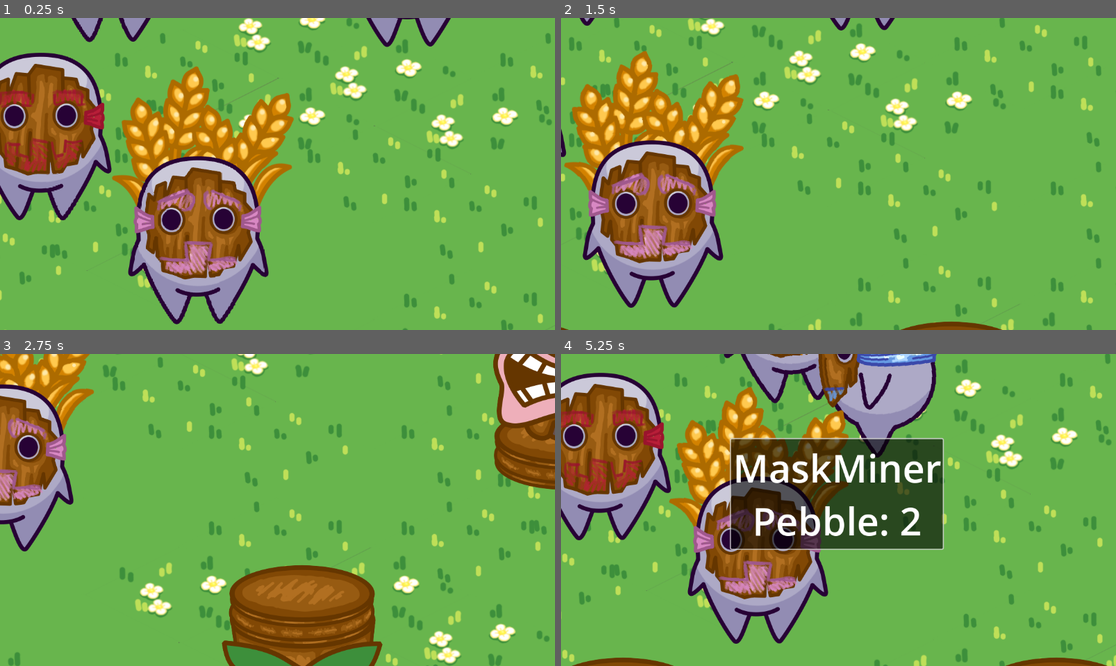
Above: before the commit, frames 1-4 (two rows, left to right).
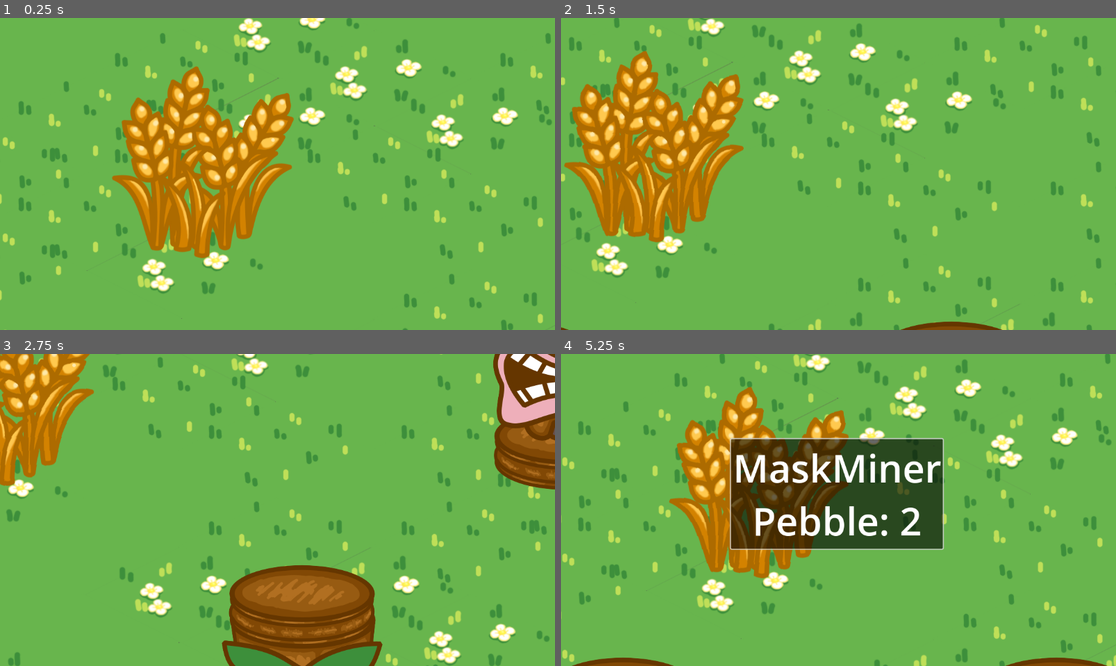
Above: after the commit, the same moments.

Repository: Kayno0o/gwj-86-godot
Game: Godot game, scene res://stages/game/game.tscn
Same seed, same stepped clock (60 frames per second), same inputs: the game is played once before the commit and once after it.
Inputs (mouse positions are in pixels of both pictures, inside the frame that each line leads up to):
- Up to frame 1 (0.25 s): no input
- Up to frame 2 (1.5 s): tap Enter at 0.5 s; move the mouse to (766, 155) at 0.52 s; hold Right (go right) 0.53-1.28 s; tap K at 0.6, 1.35 s; click (766, 155) at 0.67 s; move the mouse to (727, 189) at 1.27 s; hold Down (go down) from 1.28 s (still down)
- Up to frame 3 (2.75 s): move the mouse to (333, 441) at 2.02 s; release Down (go down) at 2.03 s; hold Right (go right) from 2.03 s (still down); tap K at 2.1 s
- Up to frame 4 (5.25 s): move the mouse to (810, 572) at 2.77 s; release Right (go right) at 2.78 s; hold Up (go up) 2.78-3.53 s; tap K every 0.75 s from 2.85 to 5.1 s; click (810, 572) at 2.92 s; move the mouse to (1104, 435) at 3.52 s; hold Left (go left) 3.53-5.03 s; click (1104, 435) at 3.67 s; move the mouse to (672, 463) at 4.27 s; move the mouse to (866, 510) at 5.02 s; hold Down (go down) from 5.03 s (still down); click (866, 510) at 5.17 s

The runs differ from the first frame. In frame 1, 19% of the frame differs, in the area x 0-82%, y 0-99%; in frame 2, 9.8%; in frame 3, 4.9%; in frame 4, 23%, in the area x 0-68%, y 0-93%.

Commit message:
feat: stats

Diff:
--- a/entities/mask/mask.tscn
+++ b/entities/mask/mask.tscn
@@ -24,16 +24,18 @@
 script = ExtResource("1_wo7wq")
 target_type = 11
 stats = Dictionary[int, float]({
-0: 125.0,
+0: 150.0,
 1: 5.0,
 10: 5.0,
 11: 1.0,
-12: 42.0,
-13: 300.0,
+12: 200.0,
+13: 600.0,
 20: 1.0,
-21: 42.0,
+21: 200.0,
 22: 2.0
 })
+totem_approach_distance = 400.0
+wandering_distance = 300.0
 metadata/_custom_type_script = "uid://20wyg6v86aum"
 
 [node name="Collision" type="CollisionShape2D" parent="."]
--- a/entities/mask/mask_black/mask_black.tscn
+++ b/entities/mask/mask_black/mask_black.tscn
@@ -34,7 +34,19 @@
 
 [node name="Mask Black" instance=ExtResource("1_6j8o0")]
 type = 1
-entity_name = "Mask Miner"
+entity_name = "Black Miner"
+stats = Dictionary[int, float]({
+0: 150.0,
+1: 6.0,
+10: 3.0,
+11: 1.0,
+12: 150.0,
+13: 300.0,
+20: 1.0,
+21: 150.0,
+22: 2.0
+})
+deposit_speed = 0.3
 
 [node name="Sprite" parent="." index="1"]
 position = Vector2(-45, 0)
--- a/entities/mask/mask_blue/mask_blue.tscn
+++ b/entities/mask/mask_blue/mask_blue.tscn
@@ -6,6 +6,19 @@
 [node name="MaskBlue" instance=ExtResource("1_base")]
 type = 3
 entity_name = "Blue Tank"
+stats = Dictionary[int, float]({
+0: 125.0,
+1: 12.0,
+10: 4.0,
+11: 1.25,
+12: 200.0,
+13: 800.0,
+20: 1.0,
+21: 42.0,
+22: 2.0
+})
+deposit_speed = 0.3
+totem_approach_distance = 400.0
 
 [node name="Sprite" parent="." index="1"]
 position = Vector2(-45, 0)
--- a/entities/mask/mask_green/mask_green.tscn
+++ b/entities/mask/mask_green/mask_green.tscn
@@ -5,6 +5,18 @@
 
 [node name="MaskGreen" groups=["MaskLumberjack"] instance=ExtResource("1_kjuky")]
 entity_name = "Green Lumberjack"
+stats = Dictionary[int, float]({
+0: 150.0,
+1: 5.0,
+10: 5.0,
+11: 1.0,
+12: 150.0,
+13: 300.0,
+20: 1.0,
+21: 150.0,
+22: 2.0
+})
+deposit_speed = 0.3
 
 [node name="Collision" parent="." index="0"]
 debug_color = Color(0.5019608, 1, 0.5019608, 0.5019608)
--- a/entities/mask/mask_orange/mask_orange.tscn
+++ b/entities/mask/mask_orange/mask_orange.tscn
@@ -6,6 +6,18 @@
 [node name="Mask_orange" instance=ExtResource("1_dqggb")]
 type = 4
 entity_name = "Orange Farmer"
+stats = Dictionary[int, float]({
+0: 150.0,
+1: 5.0,
+10: 5.0,
+11: 1.0,
+12: 150.0,
+13: 300.0,
+20: 1.0,
+21: 150.0,
+22: 2.0
+})
+deposit_speed = 0.3
 
 [node name="Sprite" parent="." index="1"]
 position = Vector2(-53, -4)
--- a/entities/mask/mask_red/mask_red.tscn
+++ b/entities/mask/mask_red/mask_red.tscn
@@ -6,6 +6,18 @@
 [node name="MaskRed" instance=ExtResource("1_base")]
 type = 2
 entity_name = "Red Warrior"
+stats = Dictionary[int, float]({
+0: 175.0,
+1: 6.0,
+10: 6.0,
+11: 1.0,
+12: 250.0,
+13: 1200.0,
+20: 1.0,
+21: 100.0,
+22: 2.0
+})
+deposit_speed = 0.3
 
 [node name="Sprite" parent="." index="1"]
 position = Vector2(-45, 0)
--- a/entities/mask/mask_white/mask_white.tscn
+++ b/entities/mask/mask_white/mask_white.tscn
@@ -5,7 +5,18 @@
 
 [node name="Mask White" instance=ExtResource("1_0urcv")]
 type = 5
-entity_name = "Mask Transporter"
+entity_name = "White Transporter"
+stats = Dictionary[int, float]({
+0: 200.0,
+1: 2.0,
+10: 2.0,
+11: 1.0,
+12: 200.0,
+13: 0.0,
+20: 2.0,
+21: 200.0,
+22: 1.0
+})
 
 [node name="Sprite" parent="." index="1"]
 position = Vector2(-45, 0)
--- a/props/totem/totem.tscn
+++ b/props/totem/totem.tscn
@@ -112,6 +112,7 @@
 offset = Vector2(-1, -827)
 
 [node name="Area2D" type="Area2D" parent="Totem"]
+collision_mask = 0
 
 [node name="CollisionShape2D" type="CollisionShape2D" parent="Totem/Area2D"]
 position = Vector2(-1.5, -1548.5)
--- a/stages/game/game.tscn
+++ b/stages/game/game.tscn
@@ -1,26 +1,24 @@
-[gd_scene load_steps=19 format=3 uid="uid://b5gxjdr52th8t"]
+[gd_scene load_steps=14 format=3 uid="uid://b5gxjdr52th8t"]
 
 [ext_resource type="Script" uid="uid://cox74b6gr6uvl" path="res://stages/game/game.gd" id="1_7h61r"]
-[ext_resource type="PackedScene" uid="uid://bwr7ygt2ff7hq" path="res://entities/mask/mask_green/mask_green.tscn" id="4_lfrn8"]
 [ext_resource type="PackedScene" uid="uid://cps5jjnch8vi4" path="res://props/totem/totem.tscn" id="6_rsoik"]
 [ext_resource type="PackedScene" uid="uid://qc4kdv7yak4b" path="res://entities/mask/mask_red/mask_red.tscn" id="7_w77vm"]
-[ext_resource type="PackedScene" uid="uid://boaxrcqnla75u" path="res://entities/mask/mask_black/mask_black.tscn" id="8_w77vm"]
-[ext_resource type="PackedScene" uid="uid://bqk8yh7c2vn8p" path="res://entities/mask/mask_blue/mask_blue.tscn" id="9_51ysb"]
-[ext_resource type="PackedScene" uid="uid://chlm7ig6hfol0" path="res://entities/mask/mask_white/mask_white.tscn" id="10_w77vm"]
 [ext_resource type="PackedScene" uid="uid://c0x6jgtd4wswl" path="res://entities/mask/mask_orange/mask_orange.tscn" id="11_3saht"]
 [ext_resource type="PackedScene" uid="uid://cwy0xgki0ltex" path="res://stages/gamemaster/gamemaster.tscn" id="11_51ysb"]
 [ext_resource type="PackedScene" uid="uid://nvsgrq2s67sj" path="res://props/resource/rock/rock.tscn" id="12_js6n3"]
-[ext_resource type="PackedScene" uid="uid://ttj4vn1j4dn5" path="res://entities/villains/medium/medium.tscn" id="13_lc2mq"]
 [ext_resource type="PackedScene" uid="uid://dnp5j6tutmm3o" path="res://props/resource/tree/tree.tscn" id="13_oq21h"]
 [ext_resource type="PackedScene" uid="uid://bawyj38vr3rwc" path="res://entities/villains/strong/strong.tscn" id="14_83g8f"]
 [ext_resource type="PackedScene" uid="uid://dap12e7d4vlk5" path="res://props/resource/wheat/wheat.tscn" id="14_k5jav"]
 [ext_resource type="PackedScene" uid="uid://ugmne86ko1c3" path="res://stages/ground/ground.tscn" id="14_oq21h"]
-[ext_resource type="PackedScene" uid="uid://b5vp204l0464x" path="res://entities/villains/weak/weak.tscn" id="15_8w1pv"]
+[ext_resource type="PackedScene" uid="uid://cuv8yu4lkrvyx" path="res://entities/hero/hero.tscn" id="14_ourju"]
 [ext_resource type="PackedScene" uid="uid://b4vw5vuiqtoh8" path="res://Ui/inventory/inventory_list.tscn" id="16_k5jav"]
 [ext_resource type="Script" uid="uid://cnfbofrjenxwn" path="res://stages/game/camera_2d.gd" id="17_ourju"]
 
 [node name="Node2D" type="Node2D"]
 script = ExtResource("1_7h61r")
+
+[node name="GameMaster" parent="." instance=ExtResource("11_51ysb")]
+day_lenght = 150.0
 
 [node name="ground" parent="." instance=ExtResource("14_oq21h")]
 
@@ -39,42 +37,6 @@
 
 [node name="Totem" parent="game" instance=ExtResource("6_rsoik")]
 position = Vector2(5, -6)
-
-[node name="Mask White" parent="game" instance=ExtResource("10_w77vm")]
-z_index = 0
-z_as_relative = true
-y_sort_enabled = false
-position = Vector2(-164, 312)
-
-[node name="MaskRed" parent="game" instance=ExtResource("7_w77vm")]
-z_index = 0
-z_as_relative = true
-y_sort_enabled = false
-position = Vector2(-490, 97)
-
-[node name="Mask Black2" parent="game" instance=ExtResource("8_w77vm")]
-z_index = 0
-z_as_relative = true
-y_sort_enabled = false
-position = Vector2(-346, -272)
-
-[node name="MaskBlue" parent="game" instance=ExtResource("9_51ysb")]
-z_index = 0
-z_as_relative = true
-y_sort_enabled = false
-position = Vector2(273, -264)
-
-[node name="MaskGreen" parent="game" instance=ExtResource("4_lfrn8")]
-z_index = 0
-z_as_relative = true
-y_sort_enabled = false
-position = Vector2(-1029, 271)
-
-[node name="Mask_orange" parent="game" instance=ExtResource("11_3saht")]
-z_index = 0
-z_as_relative = true
-y_sort_enabled = false
-position = Vector2(4, -583)
 
 [node name="rock" parent="game" instance=ExtResource("12_js6n3")]
 z_index = 0
@@ -100,17 +62,39 @@
 y_sort_enabled = false
 position = Vector2(-147, 160)
 
-[node name="Villain" parent="game" instance=ExtResource("13_lc2mq")]
-position = Vector2(1444, 1462)
+[node name="Hero" parent="game" instance=ExtResource("14_ourju")]
+position = Vector2(1145, -606)
+respawn_cooldown = 20.0
+
+[node name="Villain" parent="game" instance=ExtResource("14_83g8f")]
+position = Vector2(1733, -281)
 
 [node name="Villain2" parent="game" instance=ExtResource("14_83g8f")]
-position = Vector2(-325, 1996)
+position = Vector2(1511, 286)
 
-[node name="Villain3" parent="game" instance=ExtResource("15_8w1pv")]
-position = Vector2(-1271, 1626)
+[node name="Villain3" parent="game" instance=ExtResource("14_83g8f")]
+position = Vector2(1606, -782)
 
-[node name="GameMaster" parent="." instance=ExtResource("11_51ysb")]
-day_lenght = 150.0
+[node name="Mask_orange" parent="game" instance=ExtResource("11_3saht")]
+position = Vector2(2106, -675)
+
+[node name="MaskRed" parent="game" instance=ExtResource("7_w77vm")]
+position = Vector2(1433, -209)
+
+[node name="MaskRed2" parent="game" instance=ExtResource("7_w77vm")]
+position = Vector2(1778, -3)
+
+[node name="MaskRed3" parent="game" instance=ExtResource("7_w77vm")]
+position = Vector2(1939, 130)
+
+[node name="MaskRed4" parent="game" instance=ExtResource("7_w77vm")]
+position = Vector2(1800, 430)
+
+[node name="MaskRed5" parent="game" instance=ExtResource("7_w77vm")]
+position = Vector2(1516, 530)
+
+[node name="MaskRed6" parent="game" instance=ExtResource("7_w77vm")]
+position = Vector2(1232, 324)
 
 [node name="Camera2D" type="Camera2D" parent="."]
 scale = Vector2(1e-05, 1e-05)
